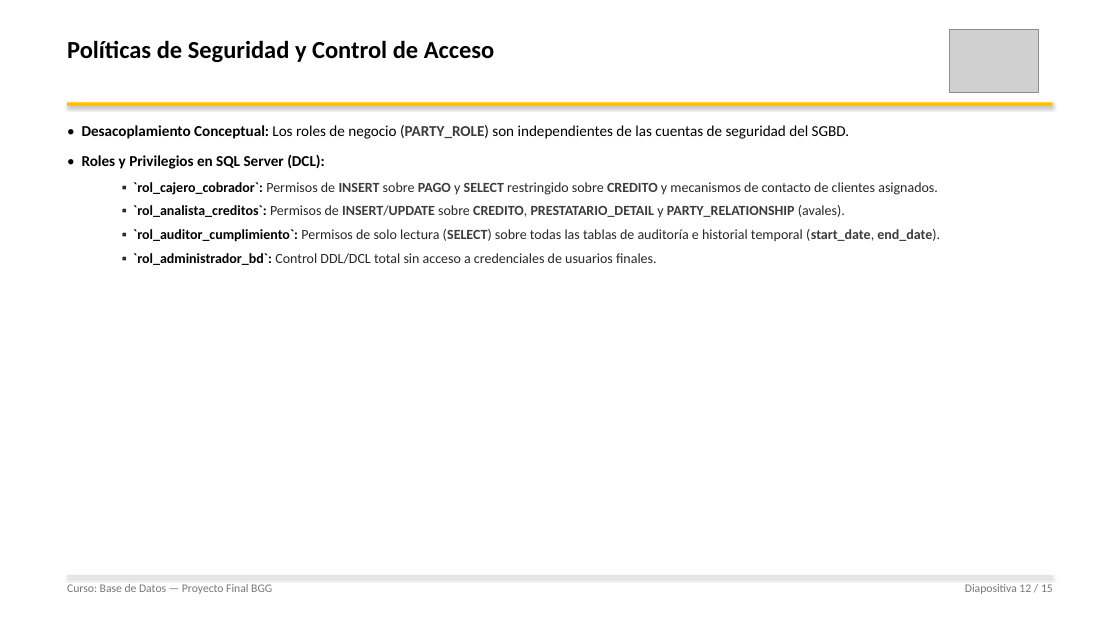
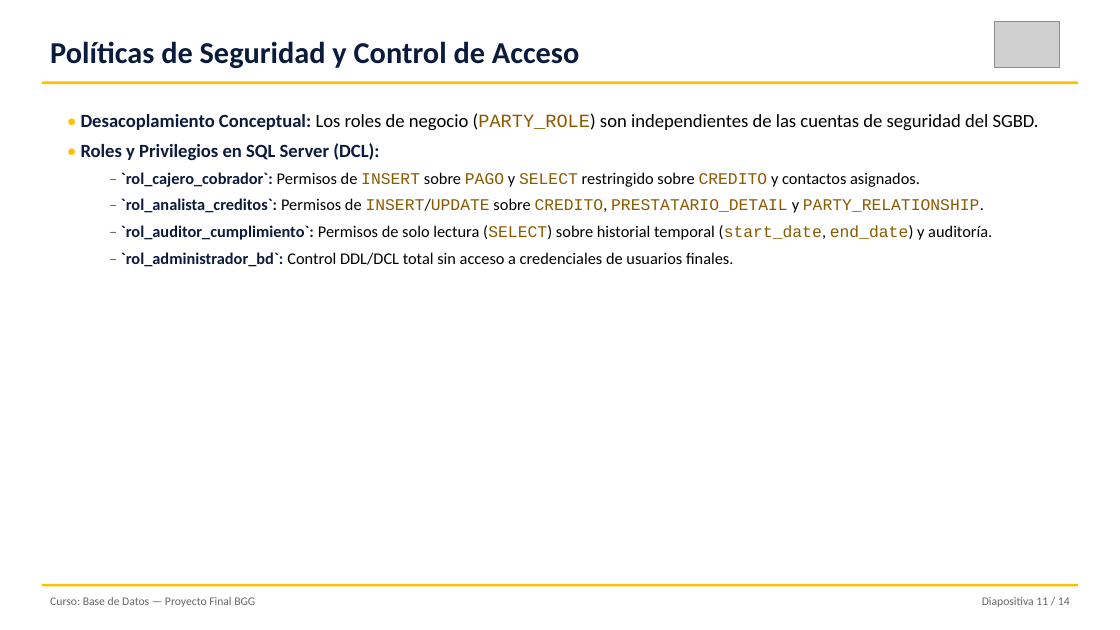
Before and after one commit to JoseEM26/base-de-datos-upn-ciclo-5, a slide deck: slide 11 of docs/proyecto-final/03-entregables/ppt-final/Presentacion_Proyecto_Final_BGG.pptx (slide 12 before the commit). Drawn at 1120x630 pixels with LibreOffice and Linux fonts; fonts in the diff are those of the drawing; grey boxes stand for pictures. Boxes give left, top, right and bottom in pixels: in the first picture for what was removed or moved away, otherwise in the second. Text is boxed around its words. In the diff, an @@ line names an element or a change of style, - is before the commit and + after.

```diff
--- a/docs/proyecto-final/03-entregables/ppt-final/Presentacion_Proyecto_Final_BGG.pptx
+++ b/docs/proyecto-final/03-entregables/ppt-final/Presentacion_Proyecto_Final_BGG.pptx
@@ text "Políticas de Seguridad y Control ...": place and size @@
-text "Políticas de Seguridad y Control ..." at [67, 40, 495, 62]
+text "Políticas de Seguridad y Control ..." at [50, 41, 579, 68]
@@ text "Políticas de Seguridad y Control ..." at [50, 41, 579, 68]: size 21 to 26 pt, text colour #000000 to #0B1B3D @@
@@ picture: place and size @@
-picture at [949, 29, 1038, 92]
+picture at [994, 21, 1060, 67]
@@ rectangle: place and size @@
-rectangle at [67, 103, 1053, 106]
+rectangle at [42, 82, 1078, 84]
@@ rectangle at [42, 82, 1078, 84]: shadow off @@
@@ text "• Desacoplamiento Conceptual: Los roles ...": place and size @@
-text "• Desacoplamiento Conceptual: Los roles ..." at [82, 125, 940, 265]
+text "• Desacoplamiento Conceptual: Los roles ..." at [81, 113, 1039, 267]
@@ text at [81, 113, 1039, 160]: size 13 to 16 pt in "• Desacoplamiento Conceptual: Los roles de negocio ...", "• Roles y Privilegios en SQL Server ..."; font Calibri to Courier New, text colour #3C3C3C to #8A5A00, bold off in "(PARTY_ROLE)"; text colour #000000 to #FFC000 in "•", "•"; text colour #000000 to #0B1B3D in "Desacoplamiento Conceptual:", "Roles y Privilegios en SQL Server (DCL):"; less space between paragraphs @@
@@ text at [121, 172, 992, 267]: text changed; size 12 to 14 pt; text colour #282828 to #000000 @@
-  ▪ `rol_cajero_cobrador`: Permisos de INSERT sobre PAGO y SELECT restringido sobre CREDITO y mecanismos de contacto de clientes asignados.
-  ▪ `rol_analista_creditos`: Permisos de INSERT/UPDATE sobre CREDITO, PRESTATARIO_DETAIL y PARTY_RELATIONSHIP (avales).
-  ▪ `rol_auditor_cumplimiento`: Permisos de solo lectura (SELECT) sobre todas las tablas de auditoría e historial temporal (start_date, end_date).
-  ▪ `rol_administrador_bd`: Control DDL/DCL total sin acceso a credenciales de usuarios finales.
+  – `rol_cajero_cobrador`: Permisos de INSERT sobre PAGO y SELECT restringido sobre CREDITO y contactos asignados.
+  – `rol_analista_creditos`: Permisos de INSERT/UPDATE sobre CREDITO, PRESTATARIO_DETAIL y PARTY_RELATIONSHIP.
+  – `rol_auditor_cumplimiento`: Permisos de solo lectura (SELECT) sobre historial temporal (start_date, end_date) y auditoría.
+  – `rol_administrador_bd`: Control DDL/DCL total sin acceso a credenciales de usuarios finales.
@@ text "Curso: Base de Datos — ...": place and size @@
-text "Curso: Base de Datos — ..." at [67, 584, 272, 594]
+text "Curso: Base de Datos — ..." at [50, 597, 255, 607]
@@ text "Curso: Base de Datos — ..." at [50, 597, 255, 607]: text colour #787878 to #666666 @@
@@ rectangle: place and size @@
-rectangle at [67, 576, 1053, 576]
+rectangle at [42, 584, 1078, 586]
@@ rectangle at [42, 584, 1078, 586]: fill #DCDCDC to #FFC000; shadow off @@
@@ text at [982, 597, 1070, 607]: text changed; text colour #787878 to #666666 @@
-Diapositiva 12 / 15
+Diapositiva 11 / 14
```
Also in this commit, not shown: 6 other slides changed, 7 slides added, 8 slides removed, 10 other files.
